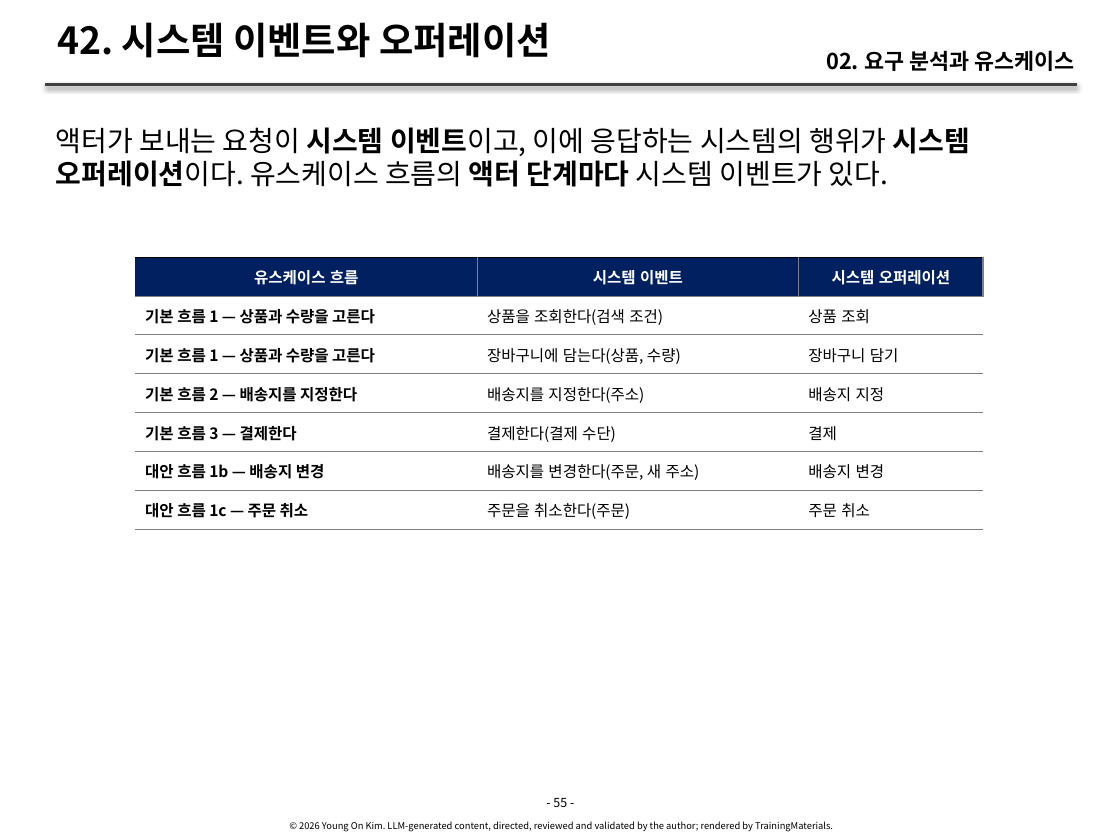
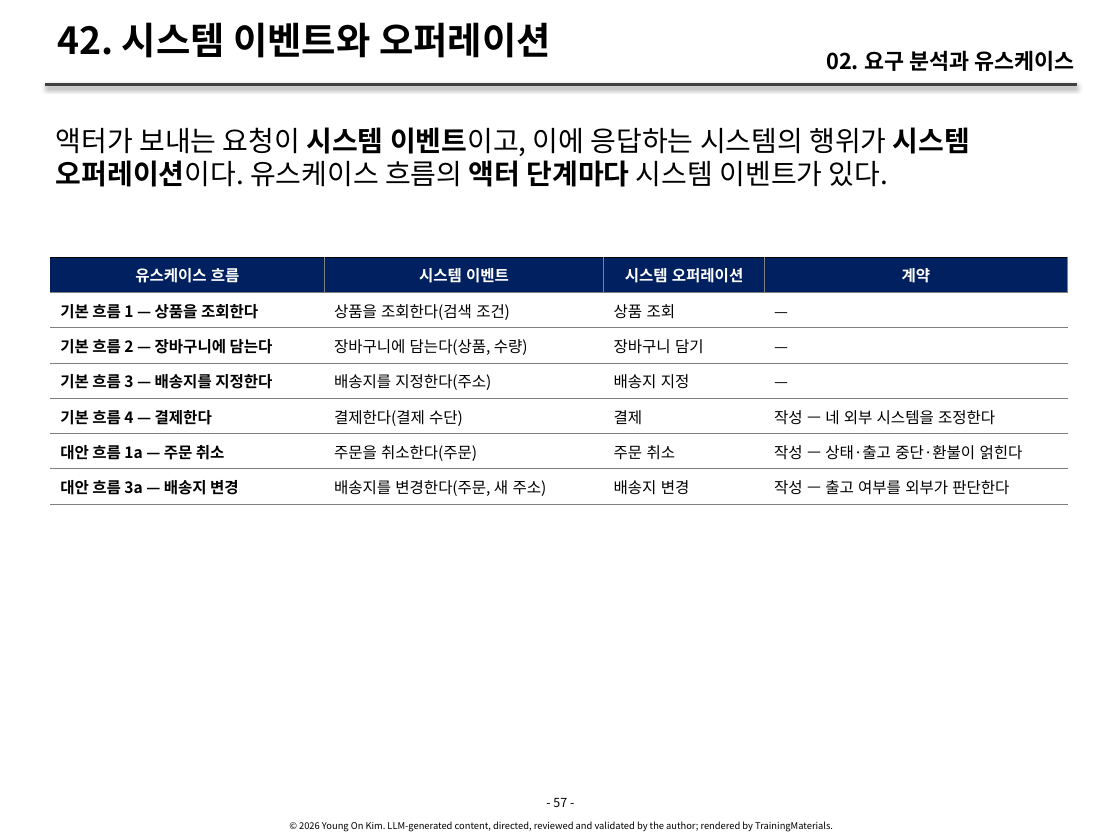
Before and after one commit to YoungSan77/TrainingMaterials, a slide deck: slide 57 of courses/ooad/sessions/s02.pptx (slide 55 before the commit). Drawn at 1120x840 pixels with LibreOffice and Linux fonts; fonts in the diff are those of the drawing. Boxes give left, top, right and bottom in pixels: in the first picture for what was removed or moved away, otherwise in the second. Text is boxed around its words. In the diff, an @@ line names an element or a change of style, - is before the commit and + after.

```diff
--- a/courses/ooad/sessions/s02.pptx
+++ b/courses/ooad/sessions/s02.pptx
@@ table at (50, 258, 1067, 732) @@
-column 1: 유스케이스 흐름 | 기본 흐름 1 — 상품과 수량을 고른다 | 기본 흐름 1 — 상품과 수량을 고른다 | 기본 흐름 2 — 배송지를 지정한다 | 기본 흐름 3 — 결제한다 | 대안 흐름 1b — 배송지 변경 | 대안 흐름 1c — 주문 취소
-column 2: 시스템 이벤트 | 상품을 조회한다(검색 조건) | 장바구니에 담는다(상품, 수량) | 배송지를 지정한다(주소) | 결제한다(결제 수단) | 배송지를 변경한다(주문, 새 주소) | 주문을 취소한다(주문)
-column 3: 시스템 오퍼레이션 | 상품 조회 | 장바구니 담기 | 배송지 지정 | 결제 | 배송지 변경 | 주문 취소
+column 1: 유스케이스 흐름 | 기본 흐름 1 — 상품을 조회한다 | 기본 흐름 2 — 장바구니에 담는다 | 기본 흐름 3 — 배송지를 지정한다 | 기본 흐름 4 — 결제한다 | 대안 흐름 1a — 주문 취소 | 대안 흐름 3a — 배송지 변경
+column 2: 시스템 이벤트 | 상품을 조회한다(검색 조건) | 장바구니에 담는다(상품, 수량) | 배송지를 지정한다(주소) | 결제한다(결제 수단) | 주문을 취소한다(주문) | 배송지를 변경한다(주문, 새 주소)
+column 3: 시스템 오퍼레이션 | 상품 조회 | 장바구니 담기 | 배송지 지정 | 결제 | 주문 취소 | 배송지 변경
+column 4: 계약 | — | — | — | 작성 — 네 외부 시스템을 조정한다 | 작성 — 상태·출고 중단·환불이 얽힌다 | 작성 — 출고 여부를 외부가 판단한다
@@ table: place and size @@
-table at (136, 258, 983, 732)
+table at (50, 258, 1067, 732)
@@ text at (553, 798, 567, 807): text changed @@
-- 55 -
+- 57 -
```
Also in this commit, not shown: 63 other slides changed, 5 slides added, 44 other files.
